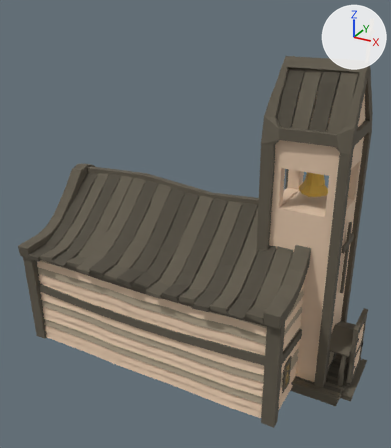
Two versions of the glTF model public/models/buildings/hotel.glb, one commit apart.
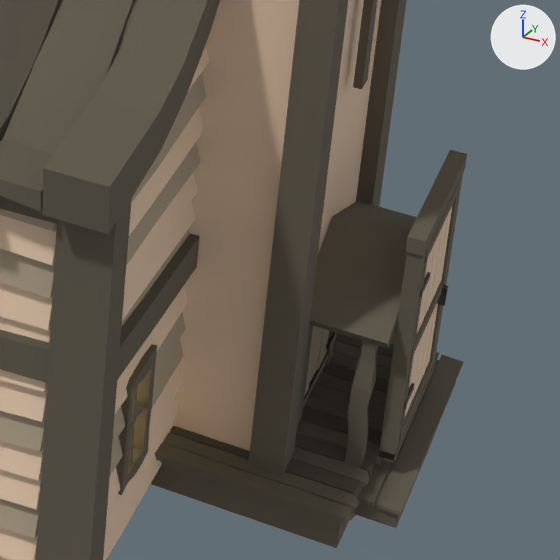
There are two pictures of each version: one whole from a camera (50 mm lens) standing at (12.4, -20.1, 15.7) and looking at (1.7, -0.8, 6.0), one close up on the part from 65% to 100% of the width and 61% to 91% of the height. Lighting does not change. The marker at upper right points along +X, +Y and +Z. The first two pictures are the older version. Where no turn or scale is listed for an object, it has been applied to the vertices.

Names of what the first close-up shows: 'Cube.008', 'DoorFrame', 'DoorPanel'.
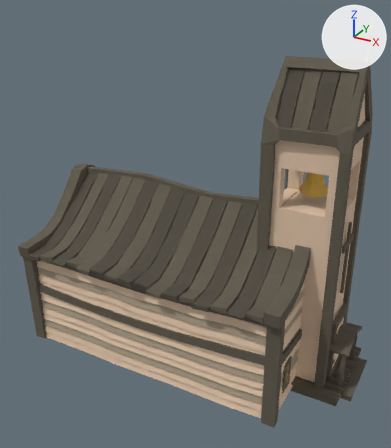
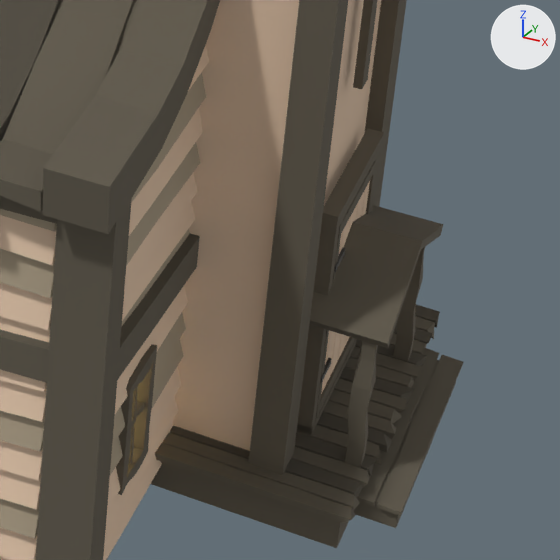
Changed parts and their boxes [x1, y1, x2, y2] in the close-ups (560 x 560 px):
'DoorFrame', moved
    before: [378, 150, 467, 463]
    after: [297, 128, 384, 435]
'DoorPanel', moved
    before: [398, 178, 461, 447]
    after: [316, 158, 377, 419]

The change, as a diff of the scene's bpy script:
```diff
--- a/public/models/buildings/hotel.glb.py
+++ b/public/models/buildings/hotel.glb.py
@@ ob_doorframe @@
 ob_doorframe = bpy.data.objects.new('DoorFrame', me_doorframe)
-ob_doorframe.location = (0.0, 0.0, 0.0)
+ob_doorframe.location = (-0.88, 0.0, 0.0)
@@ ob_doorpanel @@
 ob_doorpanel = bpy.data.objects.new('DoorPanel', me_doorpanel_001)
-ob_doorpanel.location = (9.22, -0.73, 0.26)
+ob_doorpanel.location = (8.34, -0.73, 0.26)
```
